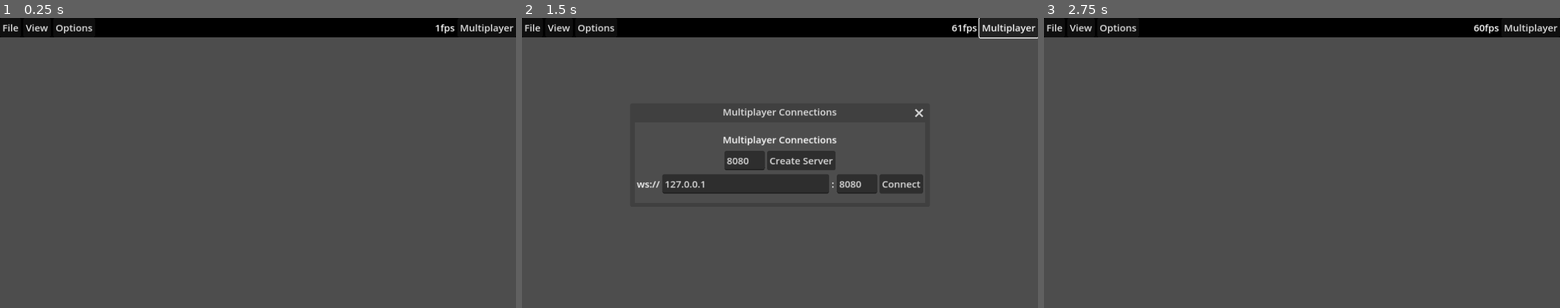
Above: before the commit, frames 1-3 (left to right).
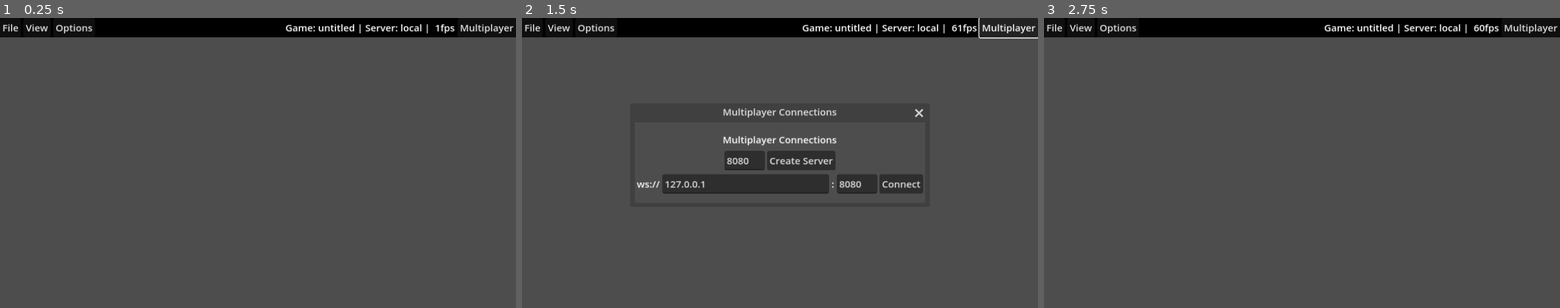
Above: after the commit, the same moments.

Repository: ryanabx/tabletop-engine
Game: Godot game, scene res://src/scenes/game_elements/board_manager.tscn
The game is run twice, just before and just after one commit, with the same random seed, the same clock (stepped at 60 frames per second) and the same inputs.
Inputs (mouse positions are in pixels of both pictures, inside the frame that each line leads up to):
- Up to frame 1 (0.25 s): no input
- Up to frame 2 (1.5 s): tap Enter at 0.5 s; move the mouse to (893, 148) at 0.52 s; tap S (camera_down) at 0.6 s; click (893, 148) at 0.67 s; click "Multiplayer" at 1.25 s
- Up to frame 3 (2.75 s): click "Create Server" at 2 s

The runs differ from the first frame. In frame 1, 0.4% of the frame differs, in the area x 55-83%, y 2-6%; in frame 2, 0.4%; in frame 3, 0.4%.

Commit message:
changes to user interface

Diff:
--- a/src/scenes/ui/user_interface.tscn
+++ b/src/scenes/ui/user_interface.tscn
@@ -36,7 +36,11 @@
 layout_mode = 2
 size_flags_horizontal = 3
 mouse_filter = 1
+prefer_global_menu = false
 script = ExtResource("2_fos3n")
+
+[node name="GameInfo" type="Label" parent="VBoxContainer/TitleBar/HBoxContainer"]
+layout_mode = 2
 
 [node name="FPSCounter" type="Label" parent="VBoxContainer/TitleBar/HBoxContainer"]
 layout_mode = 2
--- a/src/scripts/ui/user_interface.gd
+++ b/src/scripts/ui/user_interface.gd
@@ -5,6 +5,10 @@
 @onready var game_name_label: Label = $VBoxContainer/GameNameLabel
 @onready var menu_bar: MenuBar = $VBoxContainer/TitleBar/HBoxContainer/MenuBar
 @onready var fps_counter: Label = $VBoxContainer/TitleBar/HBoxContainer/FPSCounter
+@onready var game_info: Label = $VBoxContainer/TitleBar/HBoxContainer/GameInfo
+
+var game_name: String = "untitled"
+var game_ip_addr: String = "local"
 
 func _ready() -> void:
 	multiplayer.peer_connected.connect(peer_connected)
@@ -42,16 +46,25 @@
 func _process(_delta: float) -> void:
 	fps_counter.text = str(Engine.get_frames_per_second(), "fps")
 	coordinates_labels[0].position = get_local_mouse_position() + Vector2(20.0, -30.0)
+	game_info.text = str("Game: ",game_name, " | Server: ",game_ip_addr, " | ")
+	if multiplayer.multiplayer_peer is WebSocketMultiplayerPeer:
+		if multiplayer.is_server():
+			game_ip_addr = str("Host")
+		else:
+			game_ip_addr = str(multiplayer.multiplayer_peer.get_peer_address(1),":",multiplayer.multiplayer_peer.get_peer_port(1))
+
 	if Globals.get_current_tabletop() == null:
 		return
 	var coordinates = Globals.get_current_tabletop().get_local_mouse_position()
 	coordinates_labels[0].set_text(str(round(coordinates.x),",", round(coordinates.y)))
 
+
+
 	if Globals.get_current_game() != null:
+		game_name = Globals.get_current_game().name
 		game_name_label.text = "Current Game: " + Globals.get_current_game().name
 	else:
 		game_name_label.text = "No Game Loaded"
-	queue_redraw()
 
 var drag_window: bool = false
 var start_position: Vector2 = Vector2.ZERO
